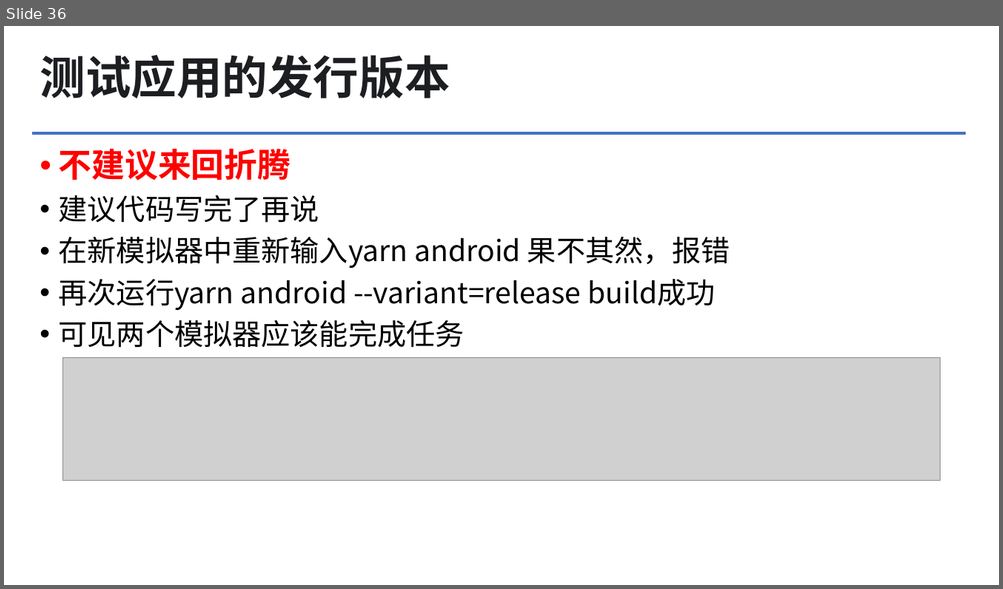
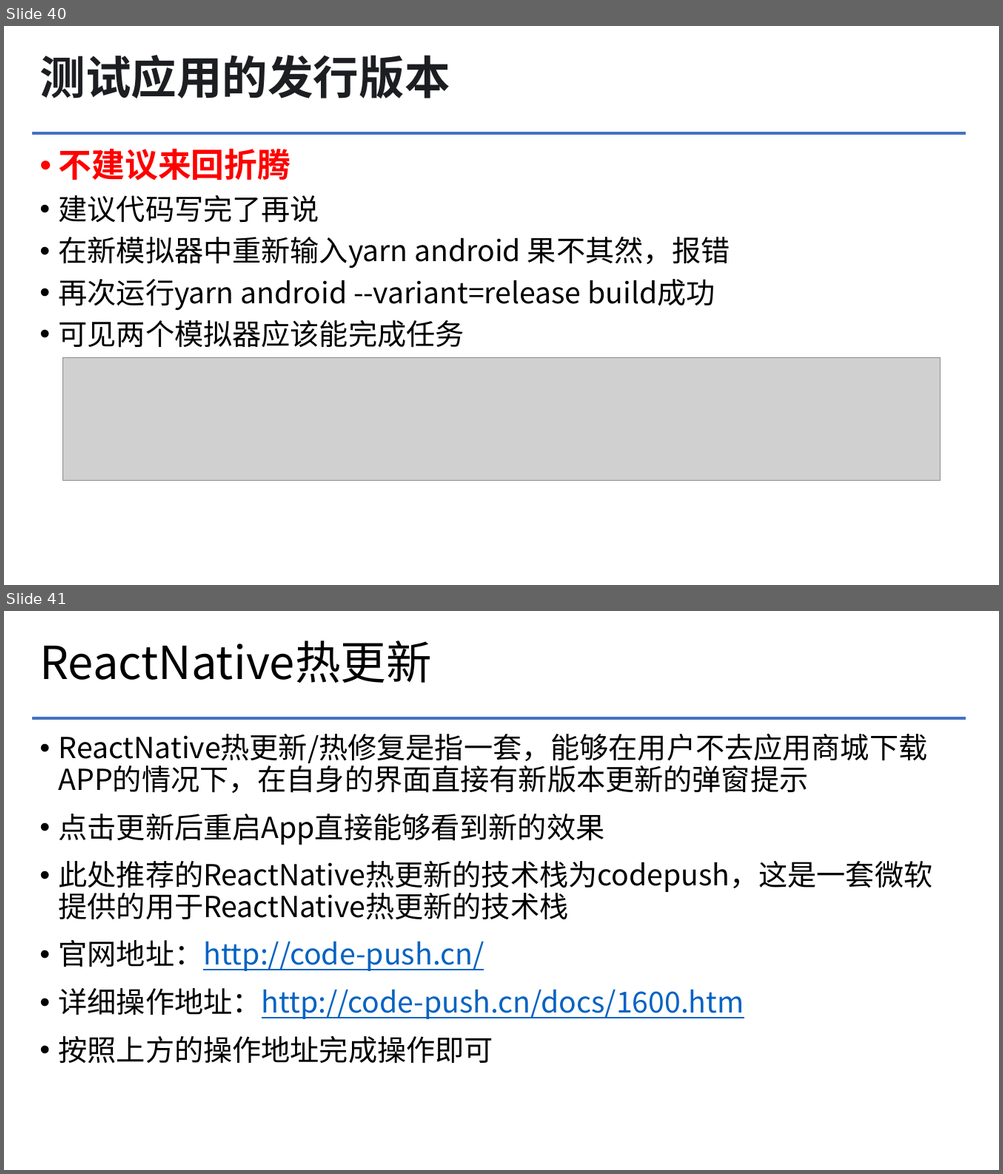
Before and after one commit to greatgu99/myApp, a slide deck: 文档/ReactNative项目入门.pptx. Shown one above the other, each under a label of ours: slide 36 before the commit, slides 40 and 41 after it. The pictures are 1003x589 and 1003x1174 pixels, drawn with LibreOffice and Linux fonts; fonts in the diff are those of the drawing; grey boxes stand for pictures; background and template pictures are left out. Boxes give left, top, right and bottom in pixels: in the first picture for what was removed or moved away, otherwise in the second. Text is boxed around its words. In the diff, an @@ line names an element or a change of style, - is before the commit and + after.

Commit message:
new docs

```diff
--- a/文档/ReactNative项目入门.pptx
+++ b/文档/ReactNative项目入门.pptx
@@ slide 41 added at (x1=4, y1=611, x2=999, y2=1170), background #FFFFFF; not listed: 1 template element that a slide beside it also shows @@
@@ title added at (x1=40, y1=641, x2=432, y2=683), 44 pt, text #000000 @@
+ReactNative热更新
@@ text added at (x1=59, y1=734, x2=933, y2=1064), 28 pt, text #000000 @@
+• ReactNative热更新/热修复是指一套，能够在用户不去应用商城下载APP的情况下，在自身的界面直接有新版本更新的弹窗提示
+• 点击更新后重启App直接能够看到新的效果
+• 此处推荐的ReactNative热更新的技术栈为codepush，这是一套微软提供的用于ReactNative热更新的技术栈
+• 官网地址：http://code-push.cn/
+• 详细操作地址：http://code-push.cn/docs/1600.htm
+• 按照上方的操作地址完成操作即可
@@ what was slide 36 is now slide 40 @@
```
Also in this commit, not shown: 4 slides changed, 19 other slides added.
